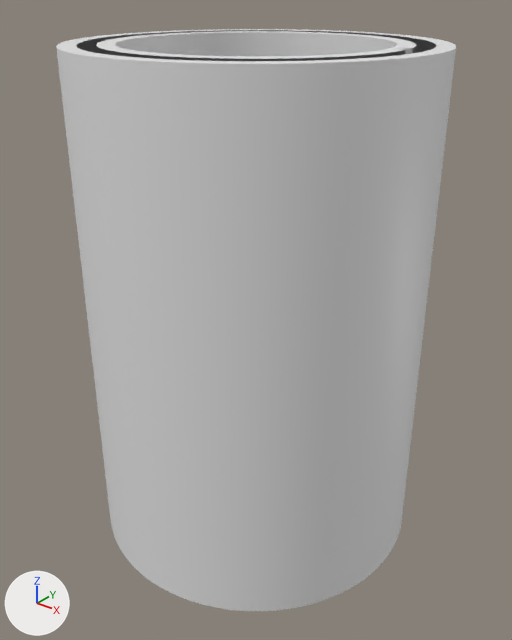
What one commit did to the OBJ model schemes/3D_models/outdoors/outdors.obj.
The view is the same before and after, from a camera (50 mm lens) standing at (51.5, -64.4, 36.5) and looking at (0.6, -0.8, -3.0). The axes (+X, +Y, +Z) are drawn at lower left. The lights are the same throughout. Where no turn or scale is listed for an object, it has been applied to the vertices.
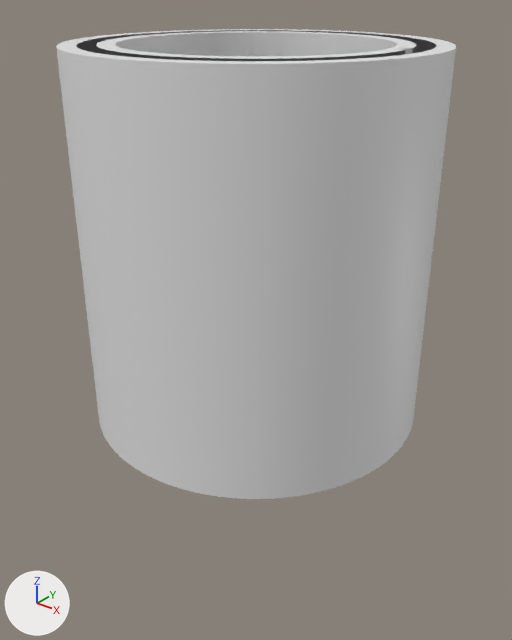
The newer file is also turned or shifted as a whole; pictures and numbers use the older file's frame.

Boxes (x1, y1, x2, y2) around the edits, measured in the pictures (512 x 640 px):
'Cylinder.004', reshaped (19% shorter)
    before: (56, 29, 456, 611)
    after: (56, 29, 456, 499)
part 1 of me_cylinder_004, added
    after: (56, 30, 456, 499)

The edits, one by one:
me_cylinder_004 is used by ob_cylinder_004; location (0.0, 0.0, 0.0).
me_cylinder_004 had 1713 vertices, 1434 faces and spanned x -21.0..21.0, y -21.0..21.0, z -32.0..30.0.
me_cylinder_004 now has 2481 vertices, 2662 faces and spans x -21.0..21.0, y -21.0..21.0, z -15.0..30.0.
me_cylinder_004 part 1: 1969 vertices added at x -21.0..21.0, y -21.0..21.0, z -15.0..-10.5.
